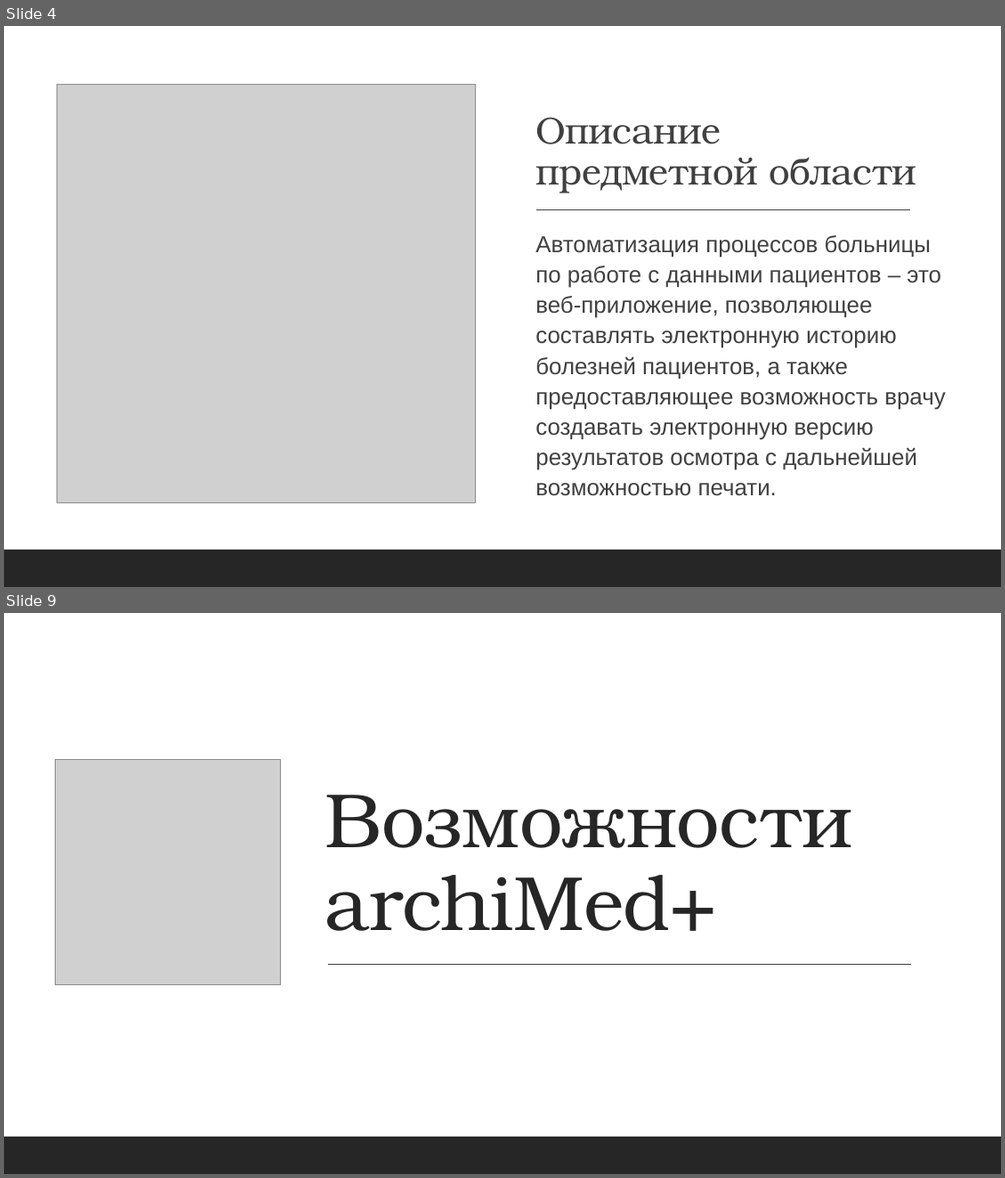
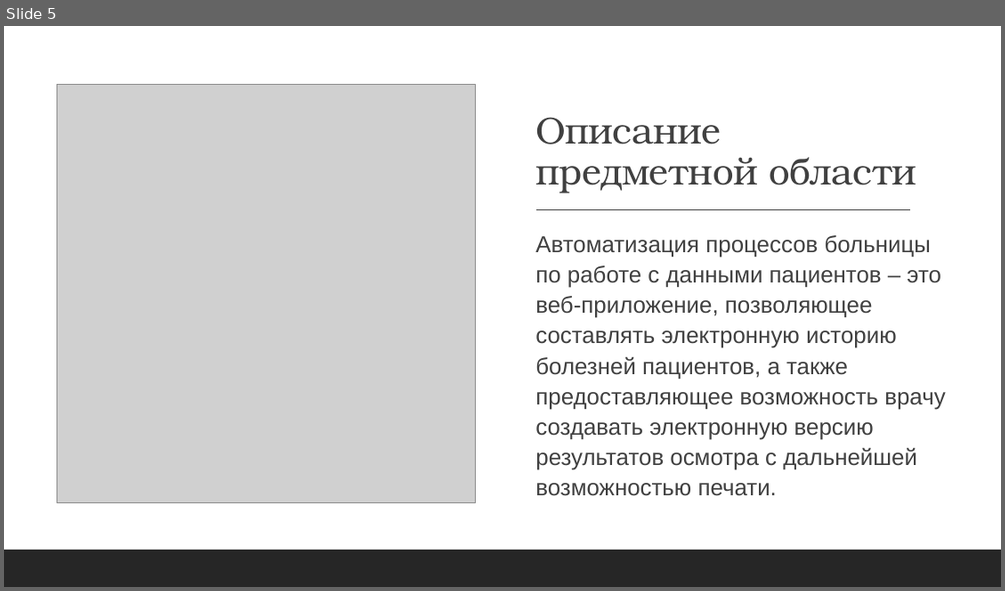
Before and after one commit to thewyolar/esap, a slide deck: Karabanov-Bulanov.pptx. Shown one above the other, each under a label of ours: slides 4 and 9 before the commit, slide 5 after it; the slides between them are not shown. The pictures are 1005x1178 and 1005x591 pixels, drawn with LibreOffice and Linux fonts; fonts in the diff are those of the drawing; grey boxes stand for pictures. Boxes give left, top, right and bottom in pixels: in the first picture for what was removed or moved away, otherwise in the second. Text is boxed around its words. In the diff, an @@ line names an element or a change of style, - is before the commit and + after.

```diff
--- a/Karabanov-Bulanov.pptx
+++ b/Karabanov-Bulanov.pptx
@@ slide 9 removed at box(4, 613, 1001, 1174), background #FFFFFF @@
@@ rectangle removed at box(4, 613, 1001, 1174) @@
@@ picture removed at box(55, 760, 281, 985) @@
@@ title removed at box(325, 795, 853, 931) @@
-Возможности archiMed+
@@ line removed from (328, 965) to (911, 965) @@
@@ rectangle removed at box(4, 1136, 1001, 1174) @@
@@ what was slide 4 is now slide 5 @@
```
Also in this commit, not shown: 5 slides changed, 5 slides added, 4 other slides removed.
